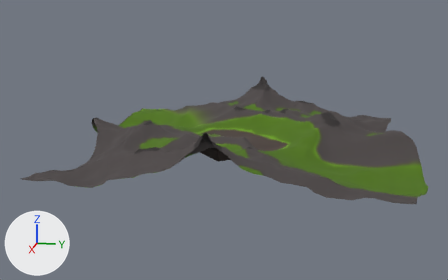
A saved change to the glTF model maps/extras/height_map/height_map.glb.
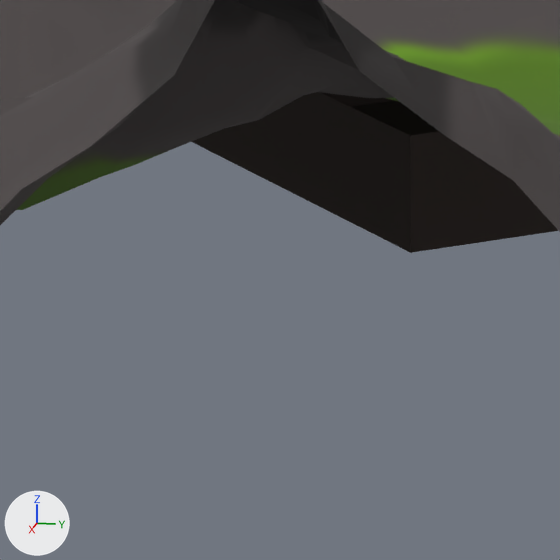
There are two pictures of each version: one whole from a 50 mm camera at (961.0, 165.0, 227.0) aimed at (9.0, -26.0, -11.0), one close up on the part from 41% to 52% of the width and 50% to 67% of the height. Lighting does not change. The marker at lower left points along +X, +Y and +Z. Objects named as collision shapes, trigger or cutter boxes, shadow casters or lower levels of detail are left out. Where no turn or scale is listed for an object, it has been applied to the vertices.

In view in the first close-up: 'Plane', 'Room'.
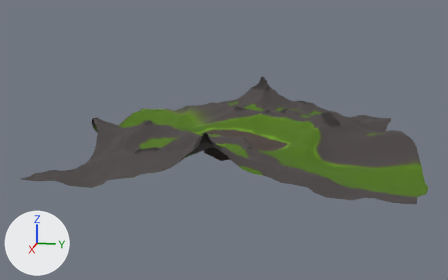
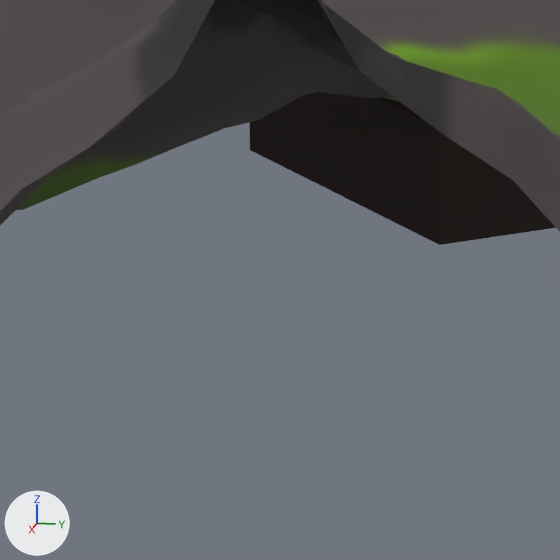
Where the change shows, as pixel boxes (x1, y1, x2, y2) in the close-ups (560 x 560 px):
'Room', moved, rescaled: before (192, 92, 558, 253); after (250, 92, 556, 245)

The change in detail:
Object 'Room' (ob_room) moves from (-33.2, -40.0, -46.9) to (-27.9, -35.5, -46.9).
Object 'Room' (ob_room) is rescaled from (1.52, 1.0, 1.0) to (1.18, 0.78, 1.0).
